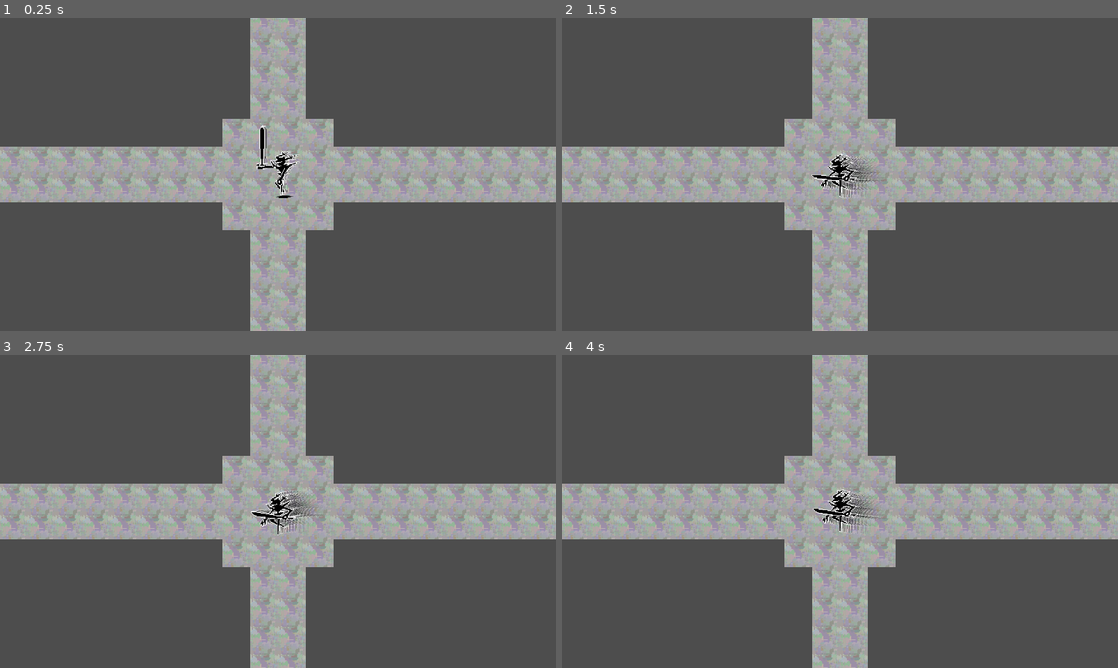
Above: before the commit, frames 1-4 (two rows, left to right).
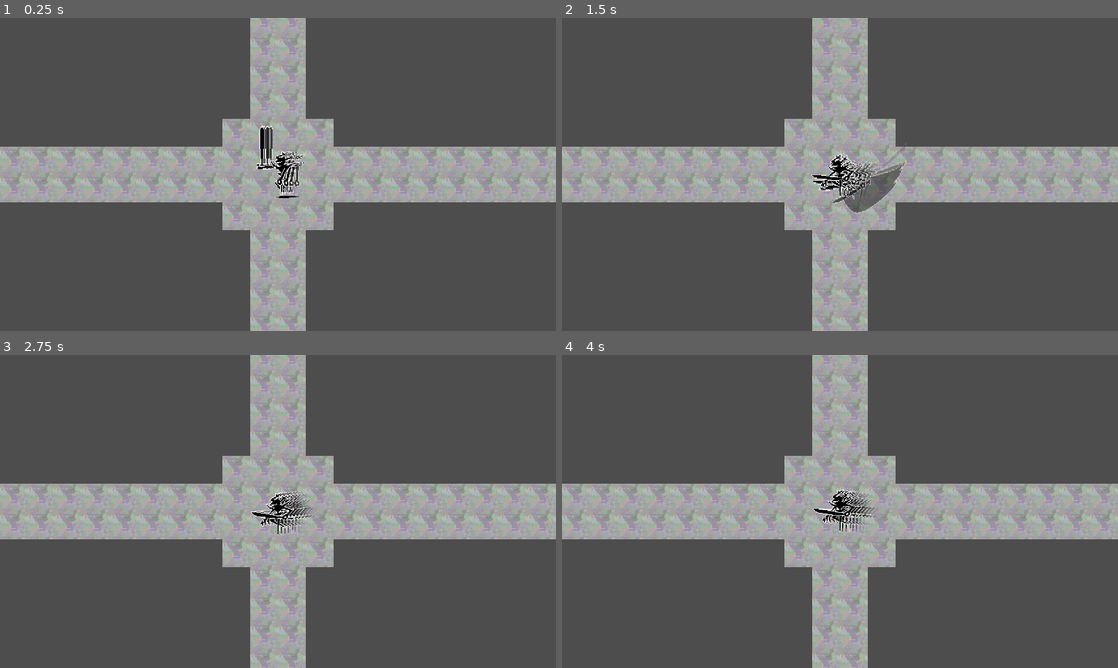
Above: after the commit, the same moments.

Repository: Blue018Phoenix/gd-maze-test
Game: Godot game, scene res://mazeproject/room_randommaze.tscn
Same seed, same stepped clock (60 frames per second), same inputs: the game is played once before the commit and once after it.
Inputs:
- Up to frame 1 (0.25 s): no input
- Up to frame 2 (1.5 s): no input
- Up to frame 3 (2.75 s): no input
- Up to frame 4 (4 s): no input

The runs differ from the first frame. In frame 1, 0.5% of the frame differs, in the area x 46-55%, y 34-58%; in frame 2, 1.2%, in the area x 45-62%, y 42-63%; in frame 3, 0.4%; in frame 4, 0.4%.

Commit message:
gave the stupid aurafarmer the ability to slash

Diff:
--- /dev/null
+++ b/mazeproject/standalone/obj_fx_afterimage.tscn
@@ -0,0 +1,66 @@
+[gd_scene load_steps=6 format=3 uid="uid://bxpl16q06lq04"]
+
+[ext_resource type="Texture2D" uid="uid://b7d0d5x4fb1dj" path="res://mazeproject/standalone/spr_roaringfraud.png" id="1_ttxra"]
+
+[sub_resource type="GDScript" id="GDScript_qy2ip"]
+script/source = "extends Sprite2D
+
+@export var tex : Texture2D
+@export var direction : Vector2
+
+func _ready() -> void:
+	$\".\".texture = tex
+	await $fade.animation_finished
+	self.queue_free()
+
+func _physics_process(_delta: float) -> void:
+	self.global_position += direction
+"
+
+[sub_resource type="Animation" id="Animation_qy2ip"]
+resource_name = "default"
+tracks/0/type = "value"
+tracks/0/imported = false
+tracks/0/enabled = true
+tracks/0/path = NodePath(".:modulate")
+tracks/0/interp = 1
+tracks/0/loop_wrap = true
+tracks/0/keys = {
+"times": PackedFloat32Array(0, 1),
+"transitions": PackedFloat32Array(1, 1),
+"update": 0,
+"values": [Color(1, 1, 1, 1), Color(1, 1, 1, 0)]
+}
+
+[sub_resource type="Animation" id="Animation_ttxra"]
+length = 0.001
+tracks/0/type = "value"
+tracks/0/imported = false
+tracks/0/enabled = true
+tracks/0/path = NodePath(".:modulate")
+tracks/0/interp = 1
+tracks/0/loop_wrap = true
+tracks/0/keys = {
+"times": PackedFloat32Array(0),
+"transitions": PackedFloat32Array(1),
+"update": 0,
+"values": [Color(1, 1, 1, 1)]
+}
+
+[sub_resource type="AnimationLibrary" id="AnimationLibrary_1m442"]
+_data = {
+&"RESET": SubResource("Animation_ttxra"),
+&"default": SubResource("Animation_qy2ip")
+}
+
+[node name="ObjFxAfterimage" type="Sprite2D"]
+texture_filter = 1
+texture = ExtResource("1_ttxra")
+script = SubResource("GDScript_qy2ip")
+
+[node name="fade" type="AnimationPlayer" parent="."]
+libraries = {
+&"": SubResource("AnimationLibrary_1m442")
+}
+autoplay = "default"
+speed_scale = 2.0
--- a/mazeproject/standalone/obj_player.tscn
+++ b/mazeproject/standalone/obj_player.tscn
@@ -1,29 +1,50 @@
-[gd_scene load_steps=32 format=3 uid="uid://e6rtrqj5f5ak"]
+[gd_scene load_steps=28 format=3 uid="uid://e6rtrqj5f5ak"]
 
 [ext_resource type="Texture2D" uid="uid://b0d8wtew00ax1" path="res://mazeproject/standalone/spr_roaringfraud_intro.png" id="1_wmdtx"]
 
 [sub_resource type="GDScript" id="GDScript_vxkus"]
 script/source = "extends CharacterBody2D
 
+var aura = preload(\"res://mazeproject/standalone/obj_fx_afterimage.tscn\")
+
 @export var movespeed = 550
 
-var dvelocity = Vector2()
+var dvelocity : Vector2
+var auradirection : Vector2 = Vector2(2,0)
+
+func _input(event: InputEvent) -> void:
+	if event.is_action_pressed(\"i_special\"):
+		$fraudcontainment/SubViewport/Node2D/SprSizerefExternal.play(\"slash\")
 
 func get_input():
 	dvelocity = Input.get_vector(\"i_moveleft\", \"i_moveright\", \"i_moveup\", \"i_movedown\")
 	set_velocity(dvelocity*movespeed)
-
 	if Input.is_action_pressed(\"i_moveleft\"):
 		$fraudcontainment/SubViewport/Node2D.scale.x = 1
-		$fraudcontainment/fakeaura.process_material.gravity = Vector3(200,0,0)
+		auradirection = Vector2(2,0)
 	if Input.is_action_pressed(\"i_moveright\"):
 		$fraudcontainment/SubViewport/Node2D.scale.x = -1
-		$fraudcontainment/fakeaura.process_material.gravity = Vector3(-200,0,0)
+		auradirection = Vector2(-2,0)
+
+var halt = false
+
+func afterimages():
+	if !halt:
+		halt = true
+		var b = aura.instantiate()
+		b.global_position = $fraudcontainment.global_position + Vector2(128,128)
+		b.tex = ImageTexture.create_from_image($fraudcontainment/SubViewport.get_texture().get_image())
+		b.scale = Vector2(0.5,0.5)
+		b.direction = auradirection
+		Main.CurrentWorld.add_child(b)
+		await get_tree().create_timer(0.06).timeout
+		halt = false
 
 func _physics_process(_delta):
 	get_input()
 	move_and_slide()
 	#self.position += velocity * movespeed
+	afterimages()
 "
 
 [sub_resource type="AtlasTexture" id="AtlasTexture_a21mn"]
@@ -180,26 +201,45 @@
 "loop": true,
 "name": &"idle",
 "speed": 12.0
+}, {
+"frames": [{
+"duration": 1.0,
+"texture": SubResource("AtlasTexture_xoreq")
+}, {
+"duration": 1.0,
+"texture": SubResource("AtlasTexture_d6qa2")
+}, {
+"duration": 1.0,
+"texture": SubResource("AtlasTexture_e5a0o")
+}, {
+"duration": 1.0,
+"texture": SubResource("AtlasTexture_6setr")
+}, {
+"duration": 1.0,
+"texture": SubResource("AtlasTexture_25ypg")
+}, {
+"duration": 1.0,
+"texture": SubResource("AtlasTexture_s6pv4")
+}, {
+"duration": 1.0,
+"texture": SubResource("AtlasTexture_hqpii")
+}, {
+"duration": 1.0,
+"texture": SubResource("AtlasTexture_5hurj")
+}, {
+"duration": 1.0,
+"texture": SubResource("AtlasTexture_ufntt")
+}, {
+"duration": 1.0,
+"texture": SubResource("AtlasTexture_o7oav")
+}, {
+"duration": 1.0,
+"texture": SubResource("AtlasTexture_7ienl")
+}],
+"loop": false,
+"name": &"slash",
+"speed": 12.0
 }]
-
-[sub_resource type="ViewportTexture" id="ViewportTexture_wmdtx"]
-viewport_path = NodePath("fraudcontainment/SubViewport")
-
-[sub_resource type="Curve" id="Curve_a21mn"]
-_data = [Vector2(0, 0.516854), 0.0, 0.0, 0, 0, Vector2(1, 0), 0.0, 0.0, 0, 0]
-point_count = 2
-
-[sub_resource type="CurveTexture" id="CurveTexture_460u3"]
-curve = SubResource("Curve_a21mn")
-
-[sub_resource type="ParticleProcessMaterial" id="ParticleProcessMaterial_hcu3w"]
-particle_flag_disable_z = true
-angular_velocity_min = -1.0000161
-angular_velocity_max = 0.9999839
-gravity = Vector3(200, 0, 0)
-scale_min = 0.5
-scale_max = 0.5
-alpha_curve = SubResource("CurveTexture_460u3")
 
 [sub_resource type="CircleShape2D" id="CircleShape2D_cbaxd"]
 radius = 40.792156
@@ -258,9 +298,11 @@
 
 [node name="SubViewport" type="SubViewport" parent="fraudcontainment"]
 transparent_bg = true
+handle_input_locally = false
 oversampling = false
 size_2d_override = Vector2i(512, 512)
 size_2d_override_stretch = true
+render_target_update_mode = 4
 
 [node name="Node2D" type="Node2D" parent="fraudcontainment/SubViewport"]
 position = Vector2(256, 256)
@@ -270,17 +312,10 @@
 position = Vector2(48, -32)
 scale = Vector2(1.5, 1.5)
 sprite_frames = SubResource("SpriteFrames_mn302")
+animation = &"slash"
 autoplay = "default"
-frame = 19
+frame = 10
 frame_progress = 1.0
-
-[node name="fakeaura" type="GPUParticles2D" parent="fraudcontainment"]
-z_index = -1
-position = Vector2(256, 256)
-scale = Vector2(4, 4)
-amount = 16
-texture = SubResource("ViewportTexture_wmdtx")
-process_material = SubResource("ParticleProcessMaterial_hcu3w")
 
 [node name="Camera2D" type="Camera2D" parent="."]
 
--- a/project.godot
+++ b/project.godot
@@ -51,3 +51,8 @@
 , Object(InputEventKey,"resource_local_to_scene":false,"resource_name":"","device":-1,"window_id":0,"alt_pressed":false …(186 unchanged characters)…
 ]
 }
+i_special={
+"deadzone": 0.2,
+"events": [Object(InputEventKey,"resource_local_to_scene":false,"resource_name":"","device":-1,"window_id":0,"alt_pressed":false,"shift_pressed":false,"ctrl_pressed":false,"meta_pressed":false,"pressed":false,"keycode":0,"physical_keycode":69,"key_label":0,"unicode":101,"location":0,"echo":false,"script":null)
+]
+}
